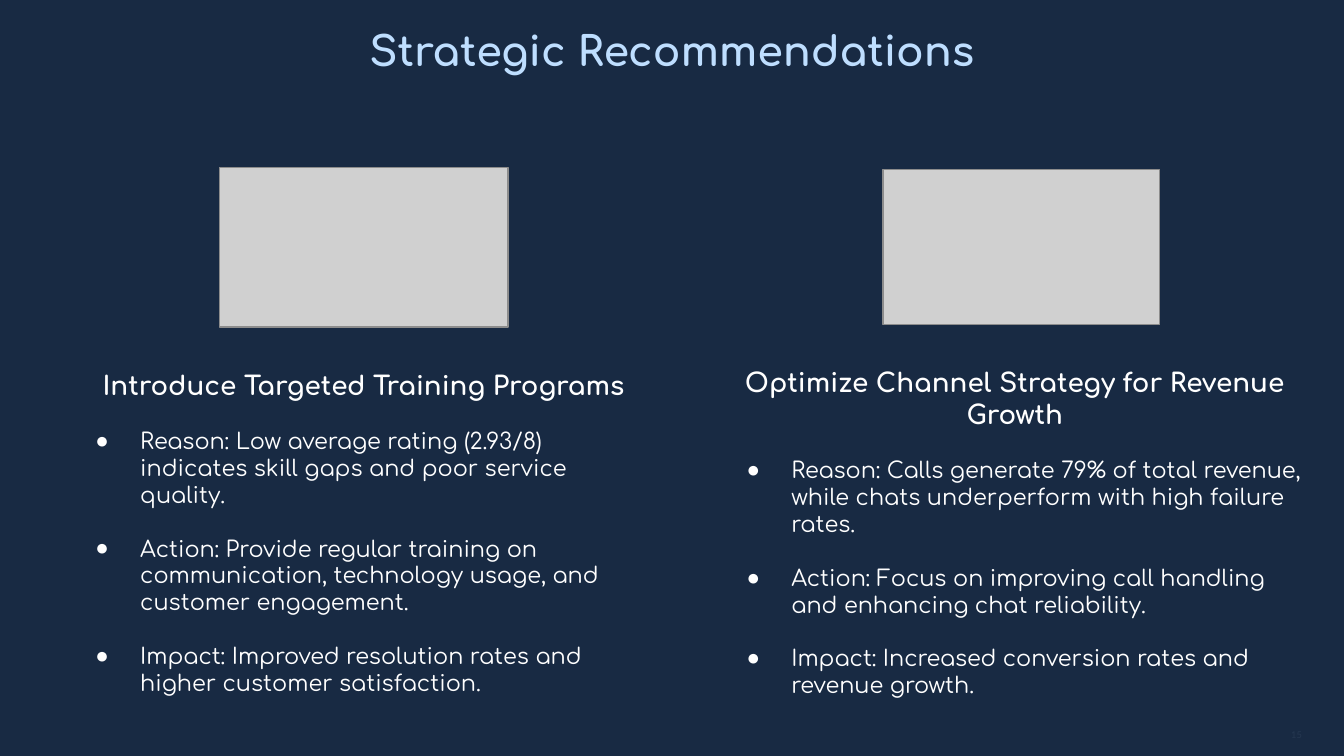
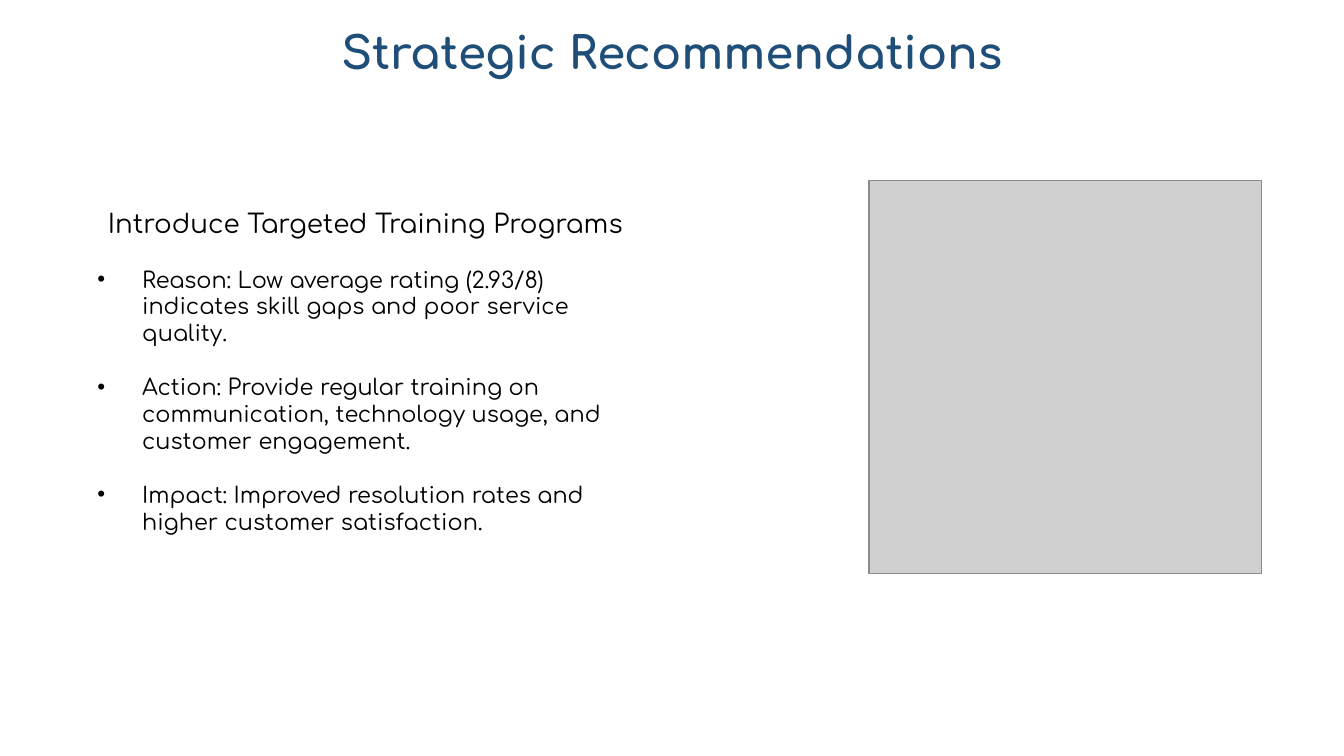
Before and after one commit to vikas9074122983/AstroSage_analysis_excel_dashboard_project, a slide deck: slide 16 of Atrosage_analysis_Vikas.pptx (slide 15 before the commit). Drawn at 1344x756 pixels with LibreOffice and Linux fonts; fonts in the diff are those of the drawing; grey boxes stand for pictures. Boxes give left, top, right and bottom in pixels: in the first picture for what was removed or moved away, otherwise in the second. Text is boxed around its words. In the diff, an @@ line names an element or a change of style, - is before the commit and + after.

```diff
--- a/Atrosage_analysis_Vikas.pptx
+++ b/Atrosage_analysis_Vikas.pptx
@@ background #182A43 to #FFFFFF @@
@@ text "Strategic Recommendations" at box(341, 33, 1002, 79): size 22 to 24 pt, text colour #BEDEFF to #1F4E79 @@
@@ picture removed at box(219, 167, 508, 327) @@
@@ picture removed at box(883, 169, 1160, 325) @@
@@ text "Introduce Targeted Training Programs": place and size @@
-text "Introduce Targeted Training Programs" at box(103, 374, 624, 696)
+text "Introduce Targeted Training Programs" at box(108, 212, 622, 535)
@@ text "Introduce Targeted Training Programs" at box(108, 212, 622, 535): text colour #FFFFFF to #000000; bold off in "Introduce Targeted Training Programs"; bullet ● to • @@
@@ picture added at box(870, 180, 1262, 573) @@
@@ text removed at box(745, 371, 1301, 698) @@
-Optimize Channel Strategy for Revenue Growth
-● Reason: Calls generate 79% of total revenue, while chats underperform with high failure rates.
-● Action: Focus on improving call handling and enhancing chat reliability.
-● Impact: Increased conversion rates and revenue growth.
```
Also in this commit, not shown: 18 other slides changed, 8 slides added, 4 slides removed, 2 other files.
